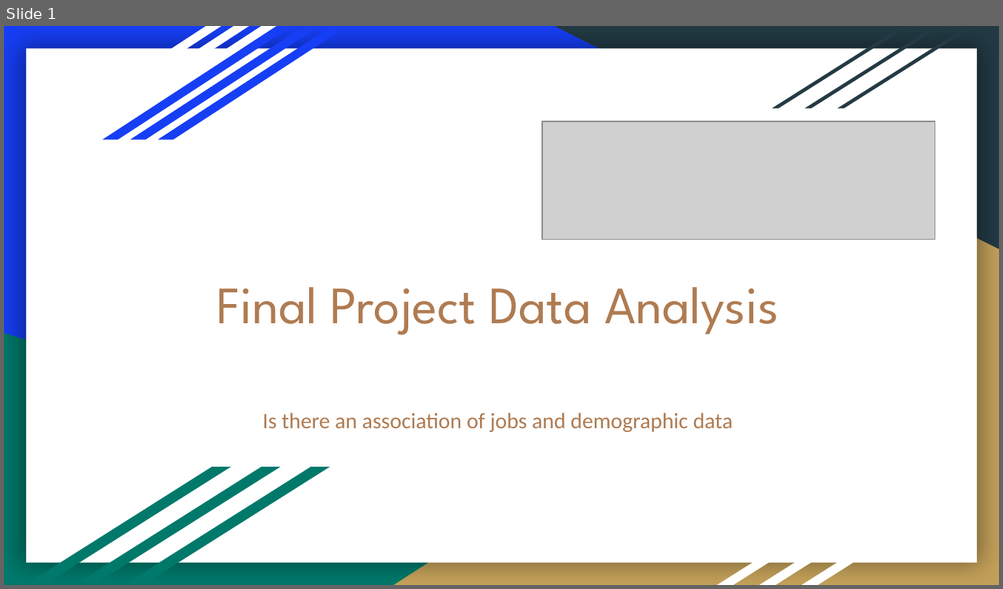
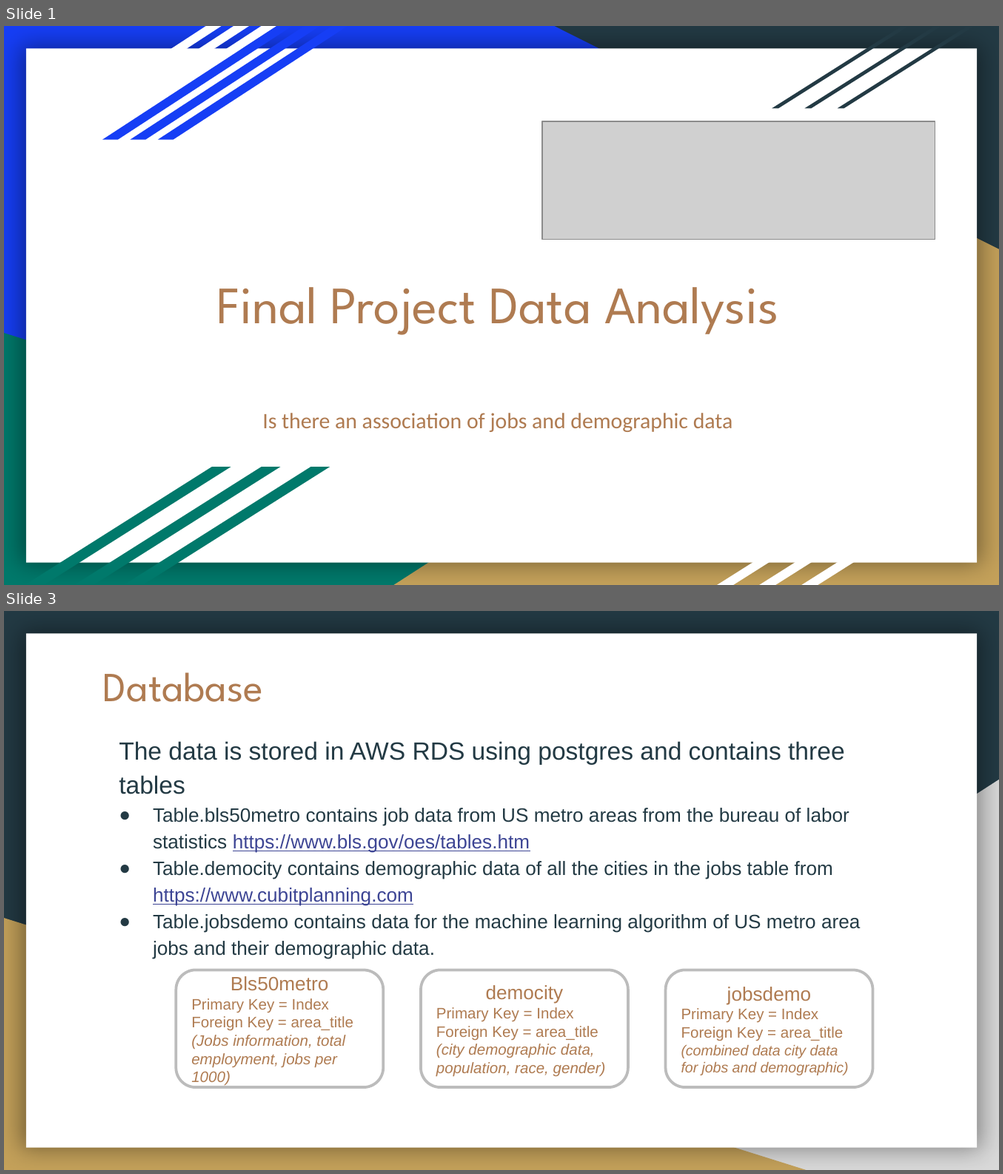
Before and after one commit to reachme1212/final_project, a slide deck: U_of_A Final Project.pptx. Shown one above the other, each under a label of ours: slide 1 before the commit, slides 1 and 3 after it; the slides between them are not shown. The pictures are 1003x589 and 1003x1174 pixels, drawn with LibreOffice and Linux fonts; fonts in the diff are those of the drawing; grey boxes stand for pictures. Boxes give left, top, right and bottom in pixels: in the first picture for what was removed or moved away, otherwise in the second. Text is boxed around its words. In the diff, an @@ line names an element or a change of style, - is before the commit and + after.

Commit message:
updated the slides for database and my ETL process

```diff
--- a/U_of_A Final Project.pptx
+++ b/U_of_A Final Project.pptx
@@ slide 3 added at (4,611,999,1170), background #233A44; not listed: 1 template element that a slide beside it also shows @@
@@ title added at (103,672,263,702), 30 pt, text #AF7B51 @@
+Database
@@ text added at (119,741,859,960), 14 pt, text #233A44 @@
+The data is stored in AWS RDS using postgres and contains three tables
+● Table.bls50metro contains job data from US metro areas from the bureau of labor statistics https://www.bls.gov/oes/tables.htm
+● Table.democity contains demographic data of all the cities in the jobs table from https://www.cubitplanning.com
+● Table.jobsdemo contains data for the machine learning algorithm of US metro area jobs and their demographic data.
@@ right triangle added at (394,780,999,1170), fill #D9D9D9 @@
@@ right triangle added at (4,918,805,1170), fill #C4A15A @@
@@ rounded rectangle added at (176,970,383,1088), fill #FFFFFF, outline #BDBDBD 2 pt, 11 pt, text #AF7B51 @@
+Bls50metro
+Primary Key = Index
+Foreign Key = area_title
+(Jobs information, total employment, jobs per 1000)
@@ rounded rectangle added at (421,970,628,1088), fill #FFFFFF, outline #BDBDBD 2 pt, 11 pt, text #AF7B51 @@
+democity
+Primary Key = Index
+Foreign Key = area_title
+(city demographic data, population, race, gender)
@@ rounded rectangle added at (666,970,872,1088), fill #FFFFFF, outline #BDBDBD 2 pt, 10.5 pt, text #AF7B51 @@
+jobsdemo
+Primary Key = Index
+Foreign Key = area_title
+(combined data city data for jobs and demographic)
```
Also in this commit, not shown: 2 slides changed, 1 slide removed.
